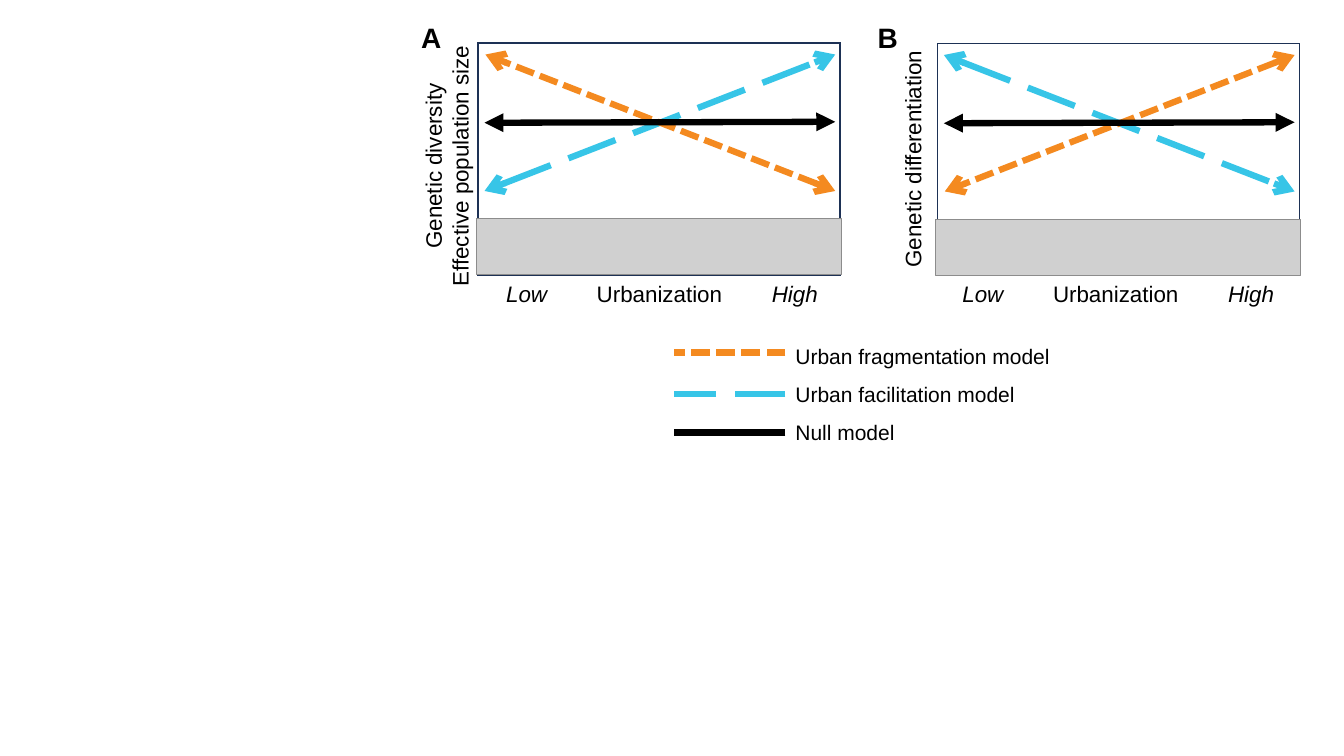
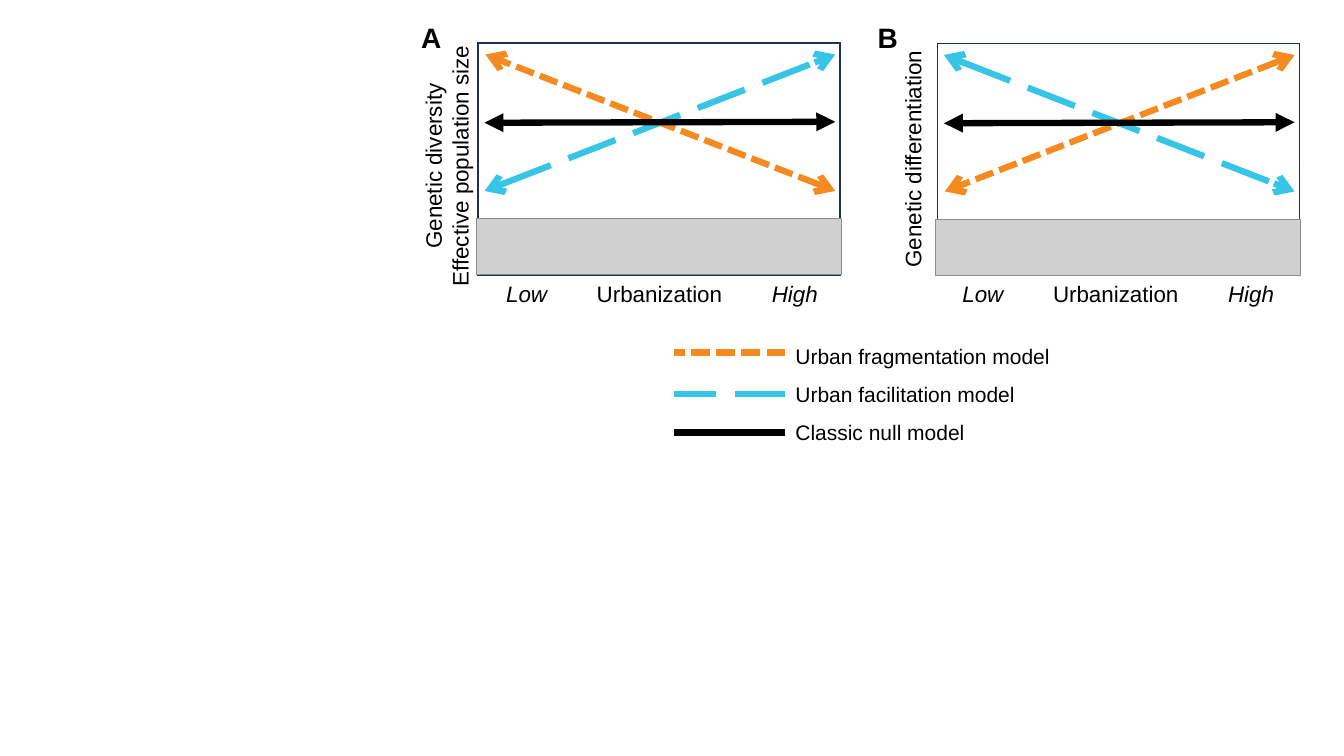
Before and after one commit to sbreitbart/to_bioinf, a slide deck: slide 1 of misc/conceptual_figure_models.pptx. Drawn at 1344x756 pixels with LibreOffice and Linux fonts; fonts in the diff are those of the drawing; grey boxes stand for pictures. Boxes give left, top, right and bottom in pixels: in the first picture for what was removed or moved away, otherwise in the second. Text is boxed around its words. In the diff, an @@ line names an element or a change of style, - is before the commit and + after.

```diff
--- a/misc/conceptual_figure_models.pptx
+++ b/misc/conceptual_figure_models.pptx
@@ text at (x1=795, y1=424, x2=964, y2=441): text changed @@
-Null model
+Classic null model
```
Also in this commit, not shown: 6 other files.
